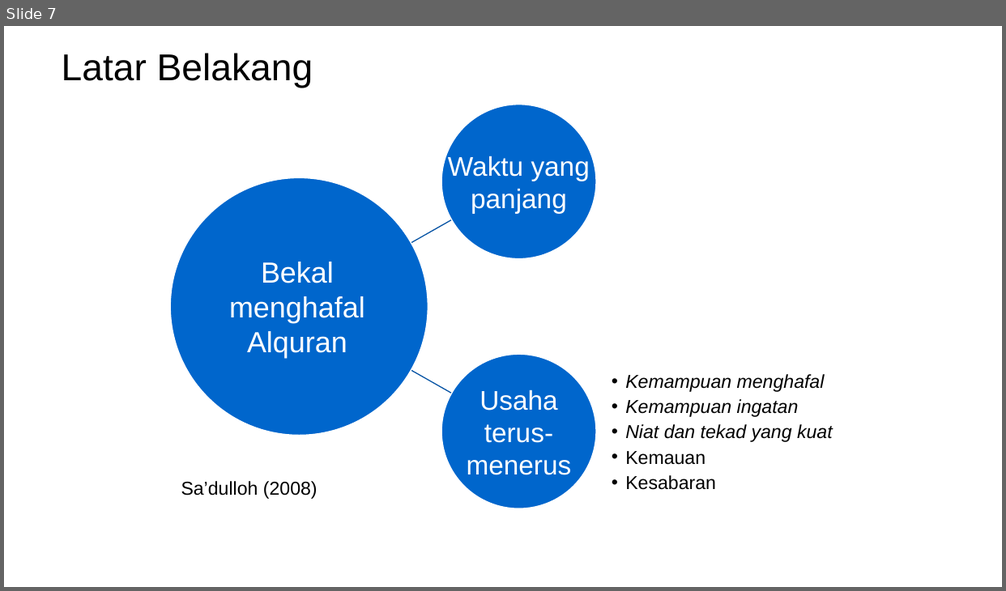
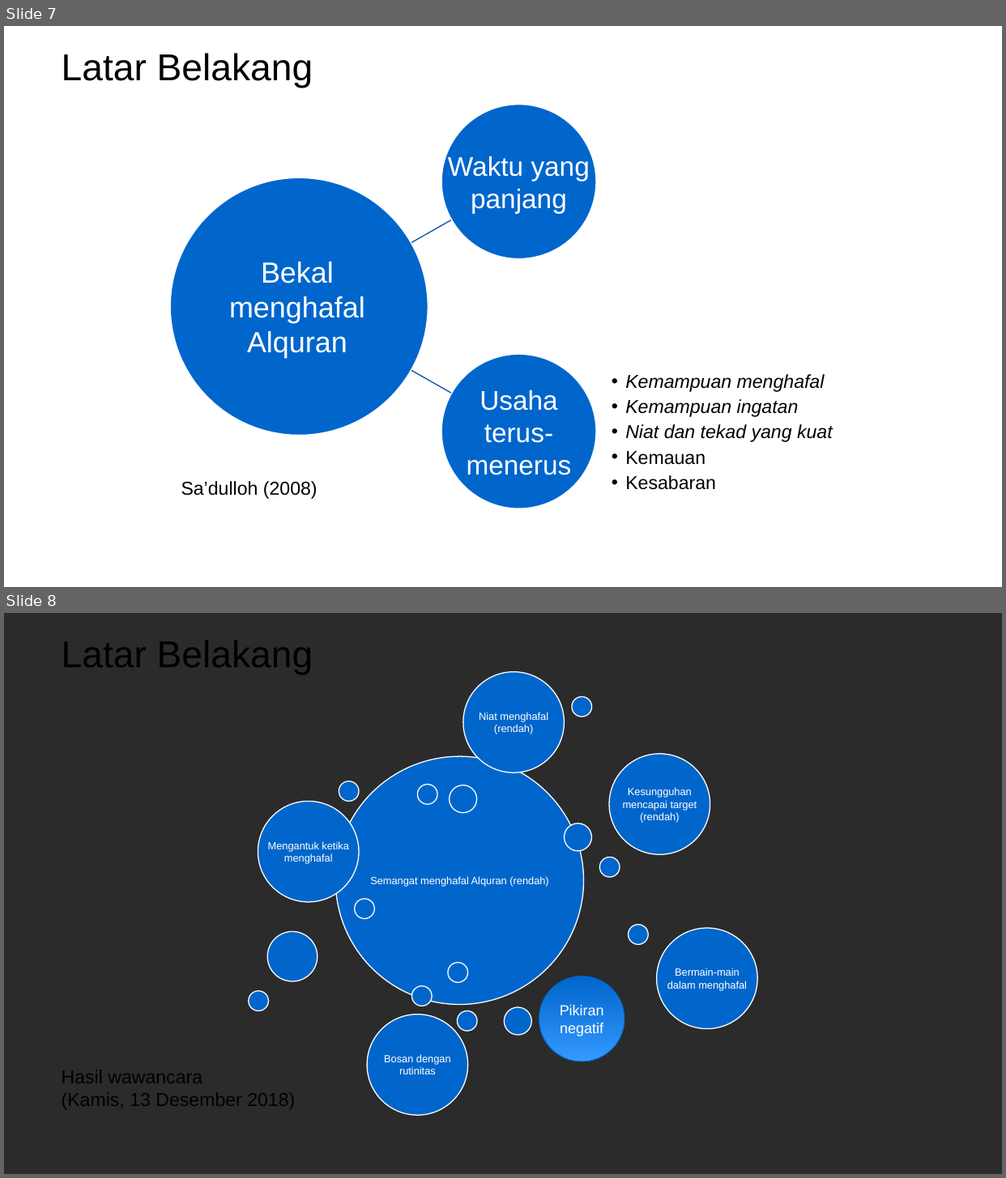
Before and after one commit to mzaini30/skripsi, a slide deck: seminar proposal.pptx. Shown one above the other, each under a label of ours: slide 7 before the commit, slides 7 and 8 after it. The pictures are 1006x591 and 1006x1178 pixels, drawn with LibreOffice and Linux fonts; fonts in the diff are those of the drawing; background and template pictures are left out; a plain dark background stands for a picture behind light text. Boxes give left, top, right and bottom in pixels: in the first picture for what was removed or moved away, otherwise in the second. Text is boxed around its words. In the diff, an @@ line names an element or a change of style, - is before the commit and + after.

```diff
--- a/seminar proposal.pptx
+++ b/seminar proposal.pptx
@@ slide 8 added at <box>4,613,1002,1174</box>, background picture (left out) @@
@@ title added at <box>62,641,313,675</box>, 36 pt, text #000000 @@
+Latar Belakang
@@ group added at <box>249,672,758,1115</box>: 20 ellipses, 6 texts @@
+Semangat menghafal Alquran (rendah)
+Mengantuk ketika menghafal
+Kesungguhan mencapai target (rendah)
+Bermain-main dalam menghafal
+Bosan dengan rutinitas
+Niat menghafal (rendah)
@@ ellipse added at <box>539,977,624,1063</box>, fill gradient #0066CC to #3399FF, outline #0066CC 0.75 pt @@
@@ text added at <box>560,1005,604,1037</box>, 14 pt, text #FFFFFF @@
+Pikiran negatif
@@ text added at <box>62,1071,295,1110</box>, 18 pt, text #000000 @@
+Hasil wawancara
+(Kamis, 13 Desember 2018)
```
Also in this commit, not shown: 8 other slides added.
